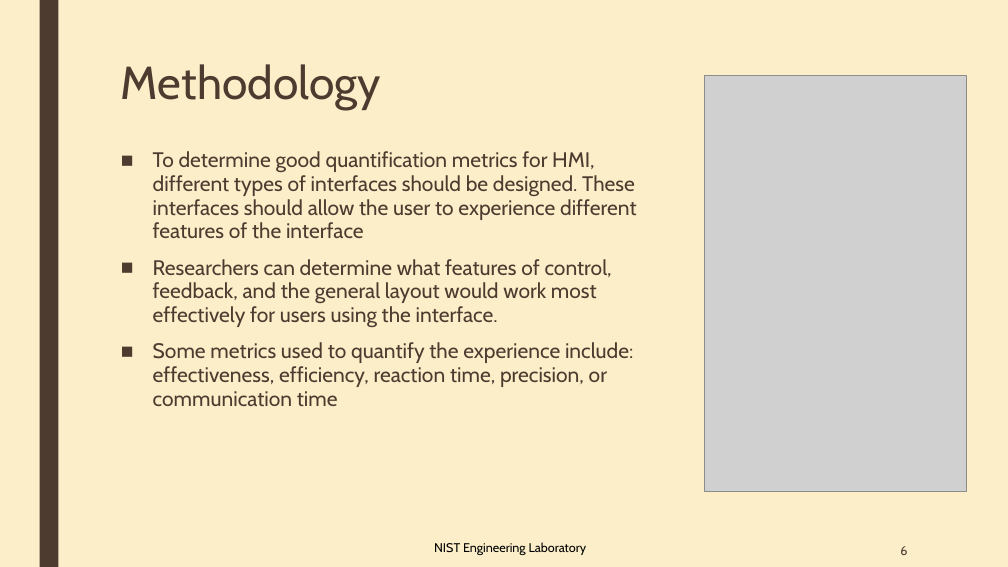
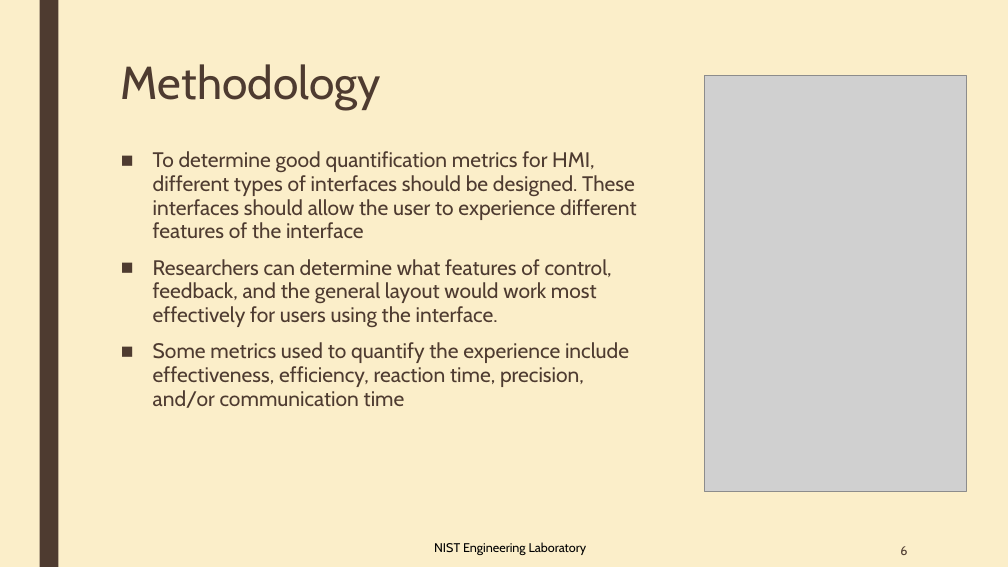
Before and after one commit to OvercodedStack/CRPI-UI-DOCUMENTATION-Summer-of-2019, a slide deck: slide 6 of Collaborative Robotics User interface and HRI Metrics [Autosaved].pptx. Drawn at 1008x567 pixels with LibreOffice and Linux fonts; fonts in the diff are those of the drawing; grey boxes stand for pictures. Boxes give left, top, right and bottom in pixels: in the first picture for what was removed or moved away, otherwise in the second. Text is boxed around its words. In the diff, an @@ line names an element or a change of style, - is before the commit and + after.

Commit message:
Updated wording

```diff
--- a/Collaborative Robotics User interface and HRI Metrics [Autosaved].pptx
+++ b/Collaborative Robotics User interface and HRI Metrics [Autosaved].pptx
@@ text at (x1=153, y1=342, x2=629, y2=408): text changed @@
-■ Some metrics used to quantify the experience include: effectiveness, efficiency, reaction time, precision, or communication time
+■ Some metrics used to quantify the experience include effectiveness, efficiency, reaction time, precision, and/or communication time
```
Also in this commit, not shown: 7 other slides changed.
